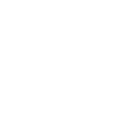
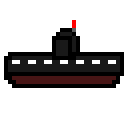
Two versions of the same layered image (128x128). Layer-by-layer changes:
painted on "Background" over [4, 20, 124, 88]
